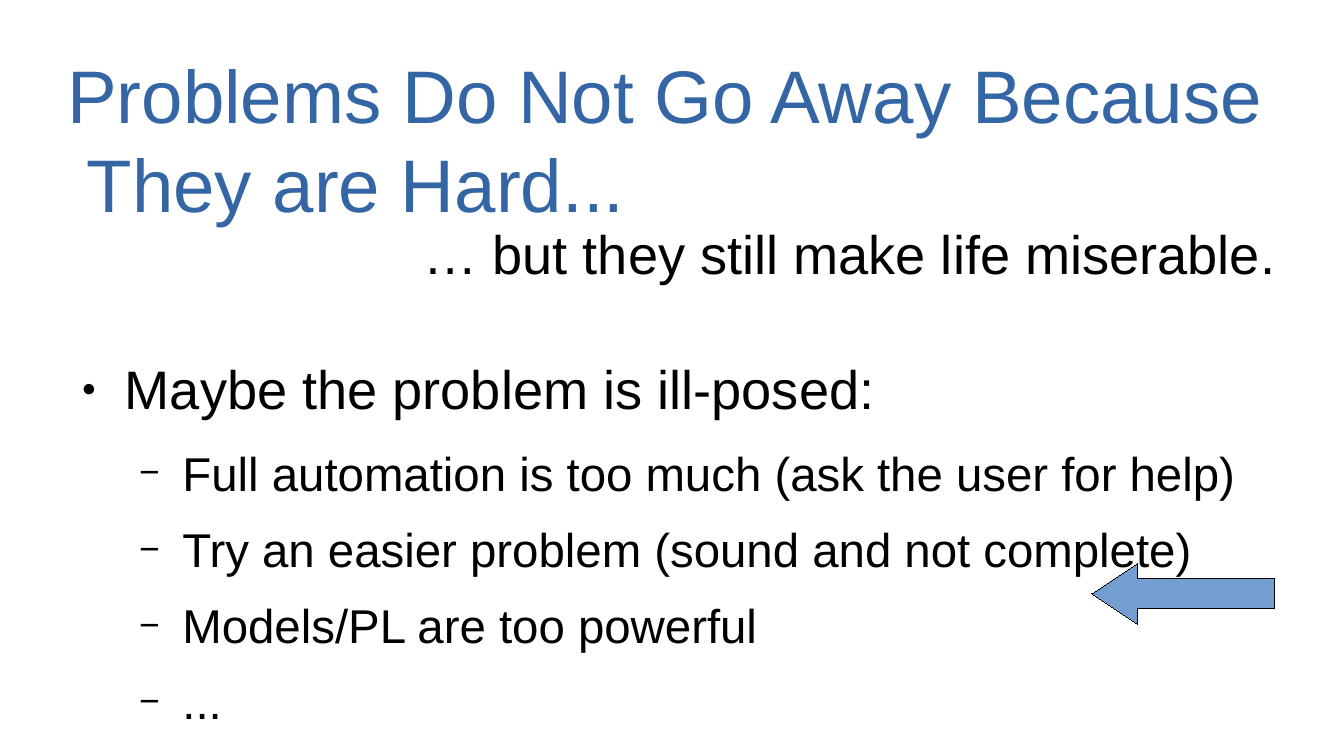
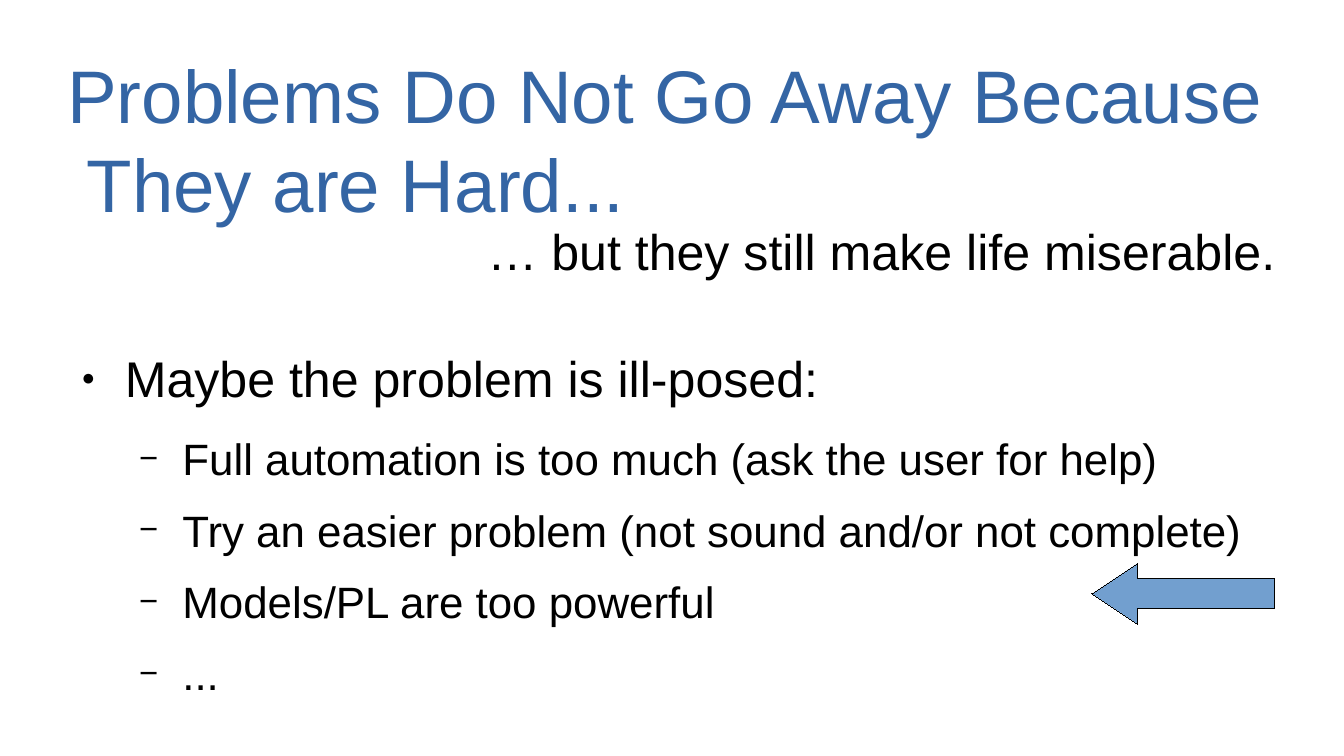
Before and after one commit to dzufferey/presentations, a slide deck: slide 5 of 2019_06_21_VDS/On_Structuring_Communication_and_Verification.odp (slide 6 before the commit). Drawn at 1344x756 pixels with LibreOffice and Linux fonts; fonts in the diff are those of the drawing; background and template pictures are left out. Boxes give left, top, right and bottom in pixels: in the first picture for what was removed or moved away, otherwise in the second. Text is boxed around its words. In the diff, an @@ line names an element or a change of style, - is before the commit and + after.

```diff
--- a/2019_06_21_VDS/On_Structuring_Communication_and_Verification.odp
+++ b/2019_06_21_VDS/On_Structuring_Communication_and_Verification.odp
@@ text at [125,233,1275,627]: size 32 to 29.6 pt in "… but they still make life miserable.", "Maybe the problem is ill-posed:"; size 28 to 25.9 pt in "Full automation is too much (ask the ...", "Models/PL are too powerful", "..." @@
@@ text at [182,515,1241,555]: text changed; size 28 to 25.9 pt @@
-  − Try an easier problem (sound and not complete)
+  − Try an easier problem (not sound and/or not complete)
```
Also in this commit, not shown: 9 other slides changed, 1 slide added, 2 slides removed.
